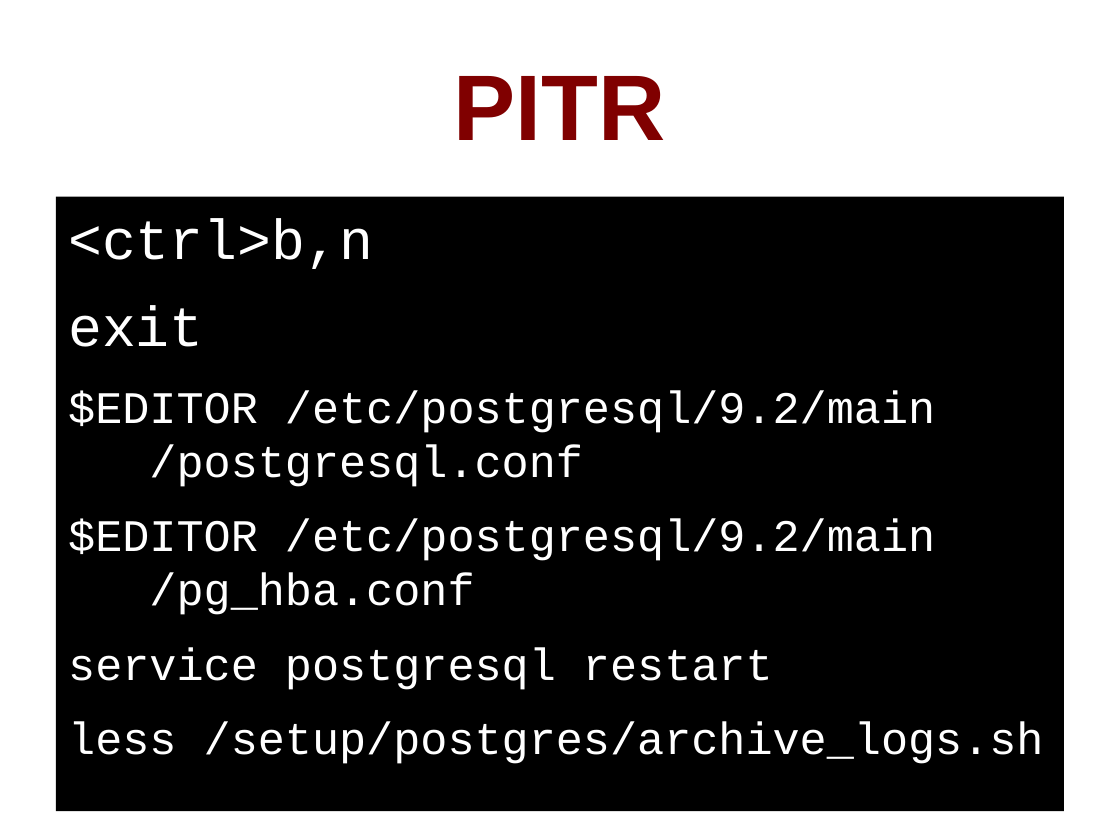
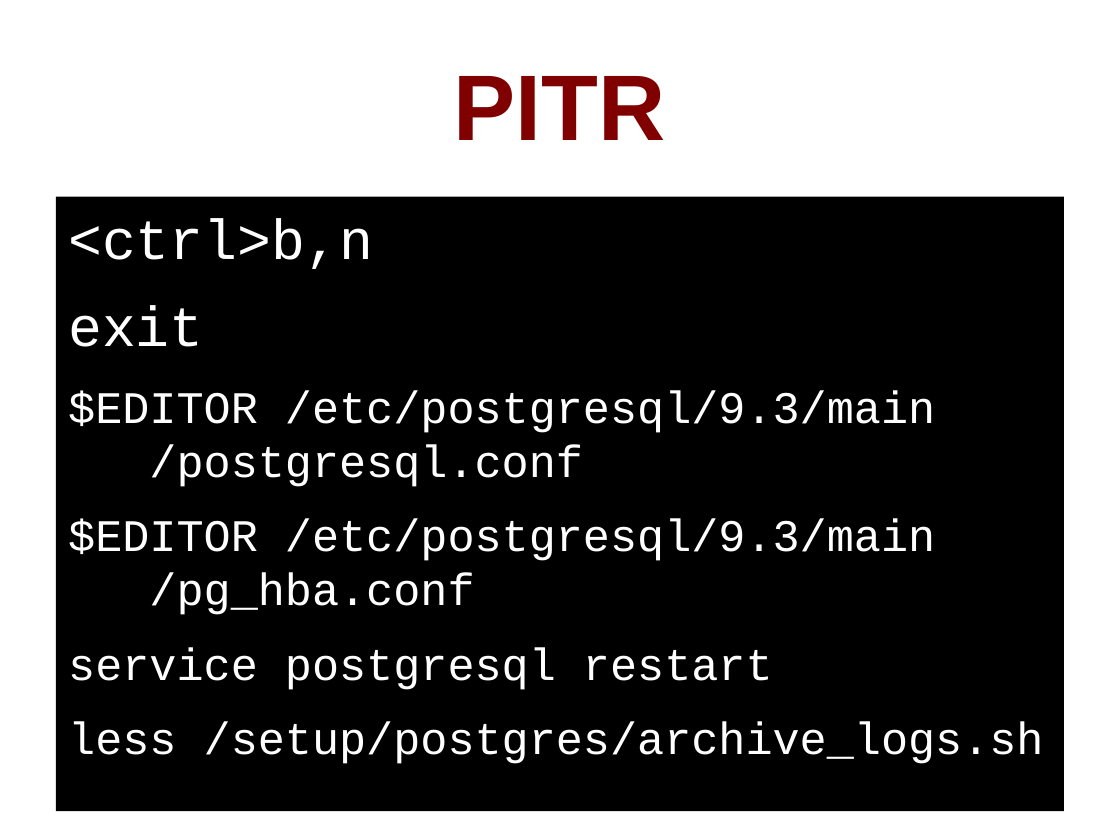
Before and after one commit to pgexperts/accidentalDBA, a slide deck: slide 98 of tutorial/accidental_dba_oscon.odp (slide 95 before the commit). Drawn at 1120x840 pixels with LibreOffice and Linux fonts; fonts in the diff are those of the drawing. Boxes give left, top, right and bottom in pixels: in the first picture for what was removed or moved away, otherwise in the second. Text is boxed around its words. In the diff, an @@ line names an element or a change of style, - is before the commit and + after.

```diff
--- a/tutorial/accidental_dba_oscon.odp
+++ b/tutorial/accidental_dba_oscon.odp
@@ text at [68,391,935,615]: text changed @@
-$EDITOR /etc/postgresql/9.2/main
-/postgresql.conf
-$EDITOR /etc/postgresql/9.2/main
-/pg_hba.conf
+$EDITOR /etc/postgresql/9.3/main
+/postgresql.conf
+$EDITOR /etc/postgresql/9.3/main
+/pg_hba.conf
```
Also in this commit, not shown: 21 other slides changed, 6 slides added, 8 slides removed, 9 other files.
